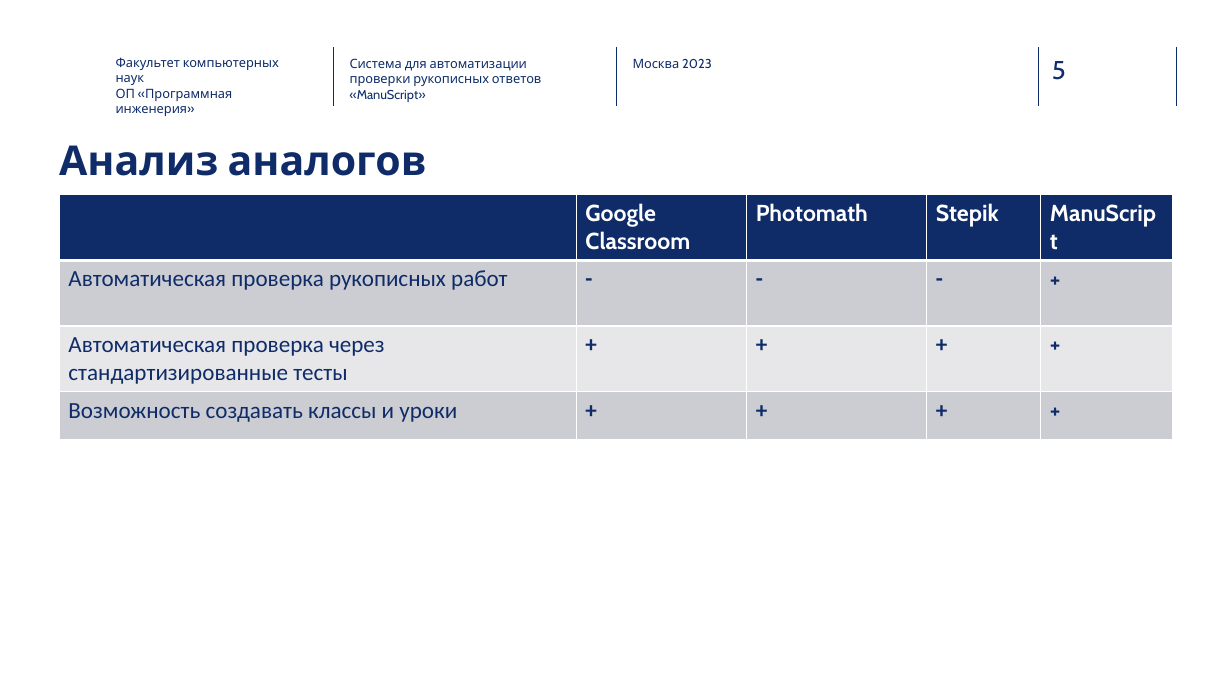
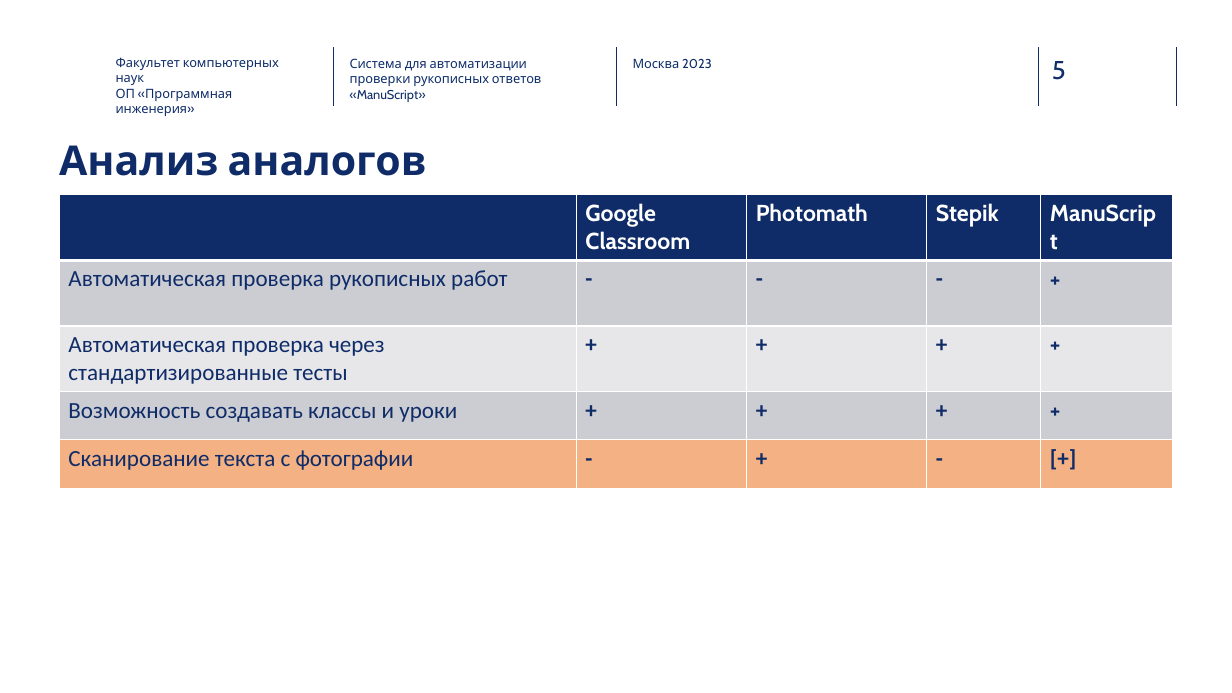
Before and after one commit to adadgoff/ManuScript, a slide deck: slide 5 of docs/Дадыков_Артемий_Презентация.pptx. Drawn at 1232x693 pixels with LibreOffice and Linux fonts; fonts in the diff are those of the drawing; background and template pictures are left out. Boxes give left, top, right and bottom in pixels: in the first picture for what was removed or moved away, otherwise in the second. Text is boxed around its words. In the diff, an @@ line names an element or a change of style, - is before the commit and + after.

```diff
--- a/docs/Дадыков_Артемий_Презентация.pptx
+++ b/docs/Дадыков_Артемий_Презентация.pptx
@@ table at (x1=59, y1=195, x2=1173, y2=485) @@
+row 5: Сканирование текста с фотографии | - | + | - | [+]
```
Also in this commit, not shown: 4 other slides changed, 17 other files.
